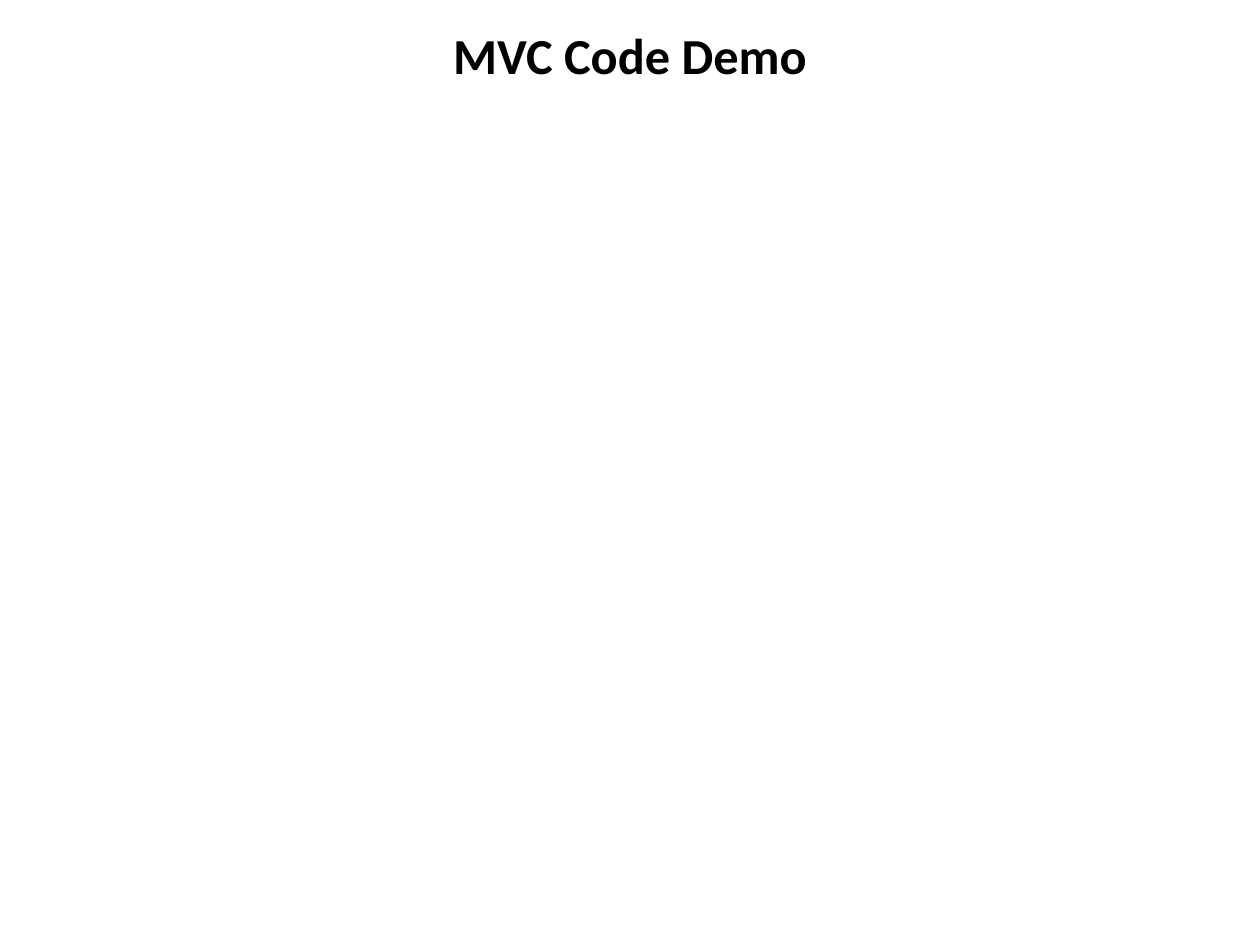
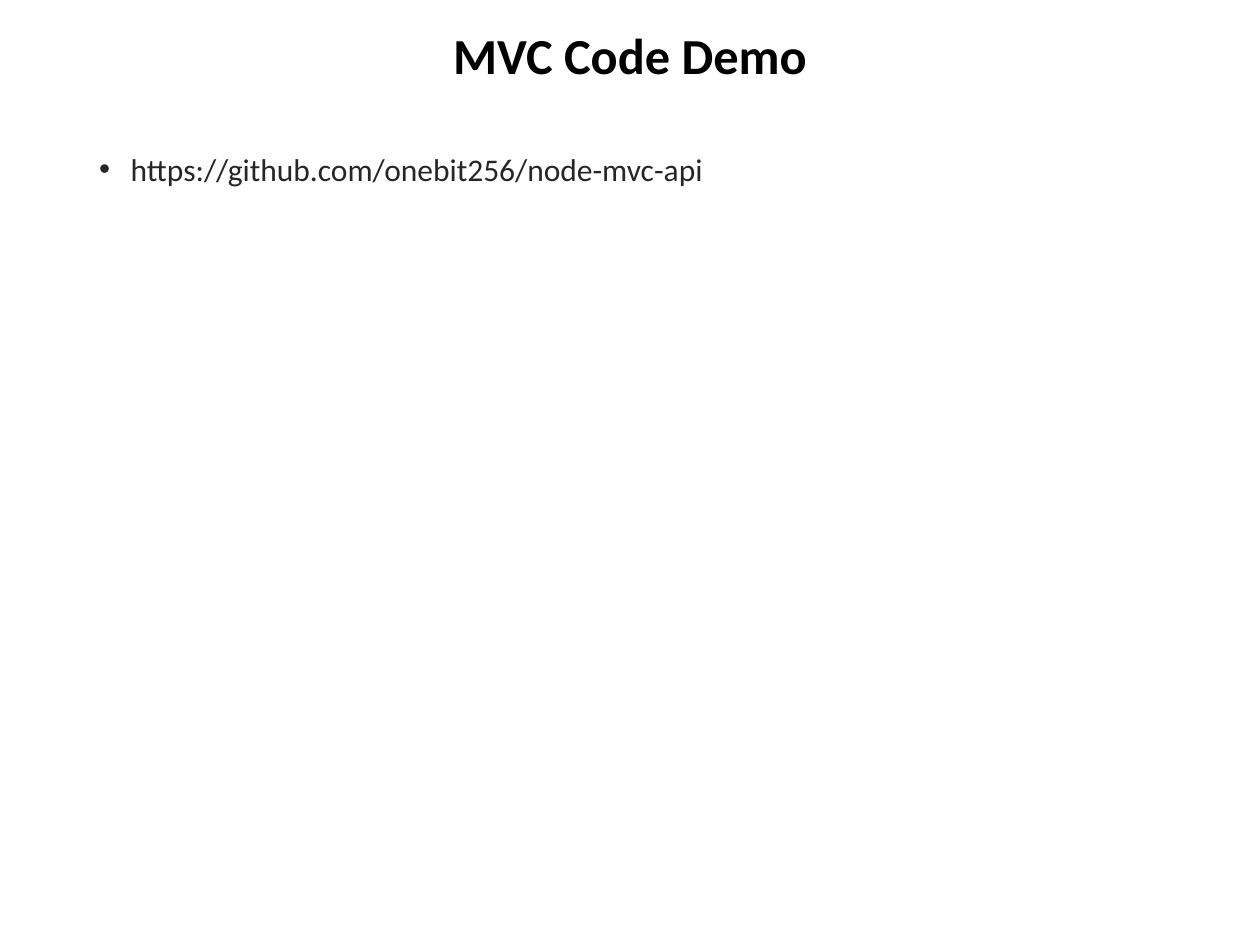
Before and after one commit to chuacw/SGUS-Slides, a slide deck: slide 10 of BCI - Day11 - Nodejs.pptx. Drawn at 1260x945 pixels with LibreOffice and Linux fonts; fonts in the diff are those of the drawing. Boxes give left, top, right and bottom in pixels: in the first picture for what was removed or moved away, otherwise in the second. Text is boxed around its words. In the diff, an @@ line names an element or a change of style, - is before the commit and + after.

```diff
--- a/BCI - Day11 - Nodejs.pptx
+++ b/BCI - Day11 - Nodejs.pptx
@@ text added at (131,159,703,187), 18 pt, text #262626 @@
+• https://github.com/onebit256/node-mvc-api
```
Also in this commit, not shown: 8 slides removed, 1 other file.
